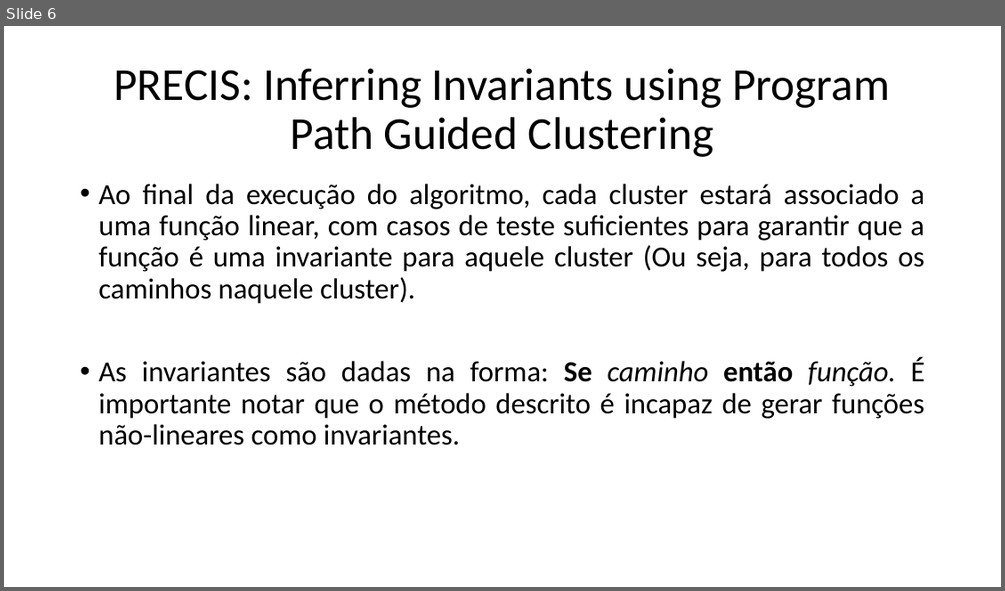
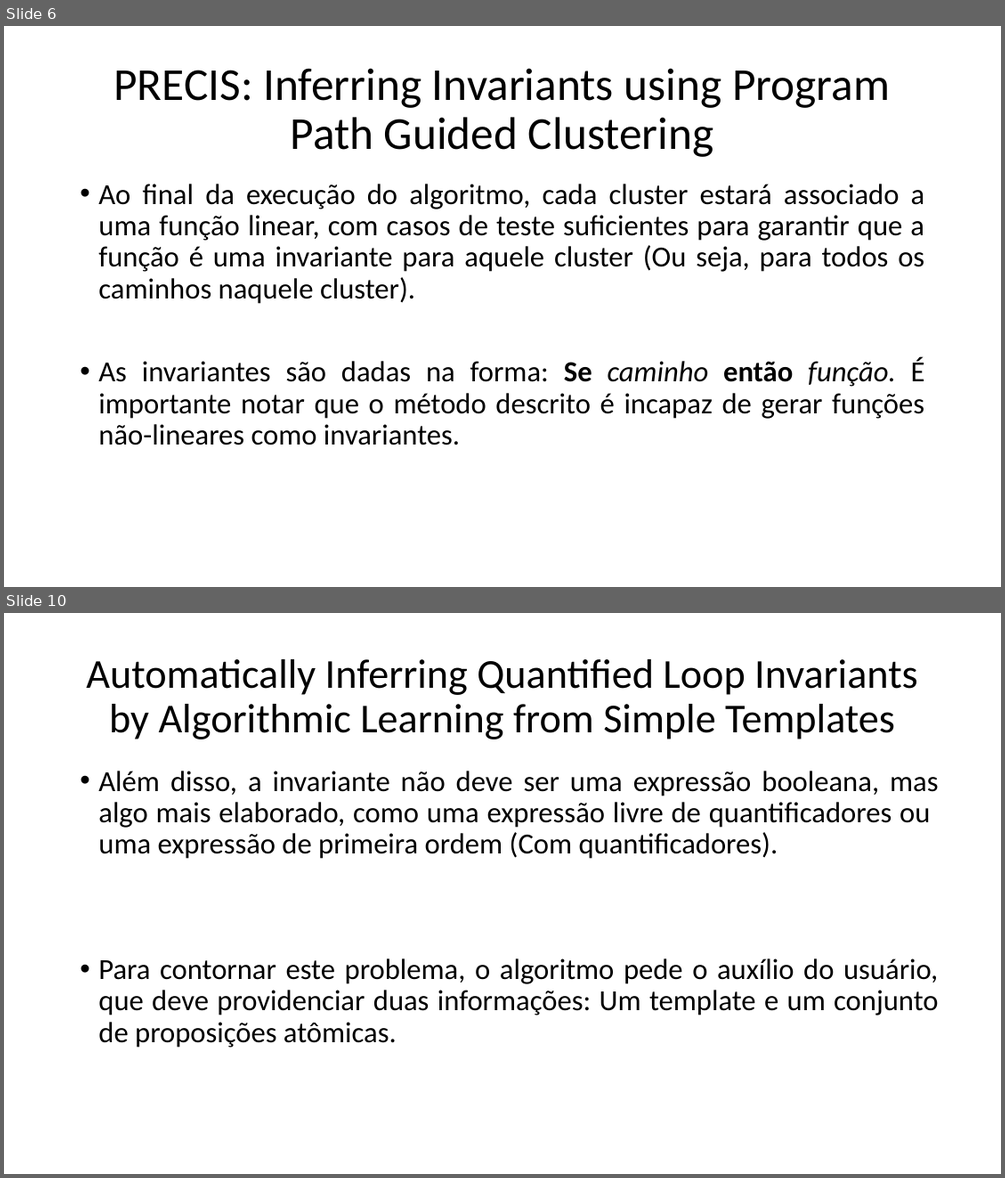
Before and after one commit to VictorDeluca/Atividades_TCC, a slide deck: Articles.pptx. Shown one above the other, each under a label of ours: slide 6 before the commit, slides 6 and 10 after it; the slides between them are not shown. The pictures are 1005x591 and 1005x1178 pixels, drawn with LibreOffice and Linux fonts; fonts in the diff are those of the drawing. Boxes give left, top, right and bottom in pixels: in the first picture for what was removed or moved away, otherwise in the second. Text is boxed around its words. In the diff, an @@ line names an element or a change of style, - is before the commit and + after.

```diff
--- a/Articles.pptx
+++ b/Articles.pptx
@@ slide 10 added at [4,613,1001,1174], background #FFFFFF @@
@@ title added at [86,659,918,739], 39.6 pt, text #000000 @@
+Automatically Inferring Quantified Loop Invariants by Algorithmic Learning from Simple Templates
@@ text added at [98,771,938,1047], 28 pt, text #000000 @@
+• Além disso, a invariante não deve ser uma expressão booleana, mas algo mais elaborado, como uma expressão livre de quantificadores ou uma expressão de primeira ordem (Com quantificadores).
+• Para contornar este problema, o algoritmo pede o auxílio do usuário, que deve providenciar duas informações: Um template e um conjunto de proposições atômicas.
```
Also in this commit, not shown: 1 slide changed, 7 other slides added, 1 slide removed.
